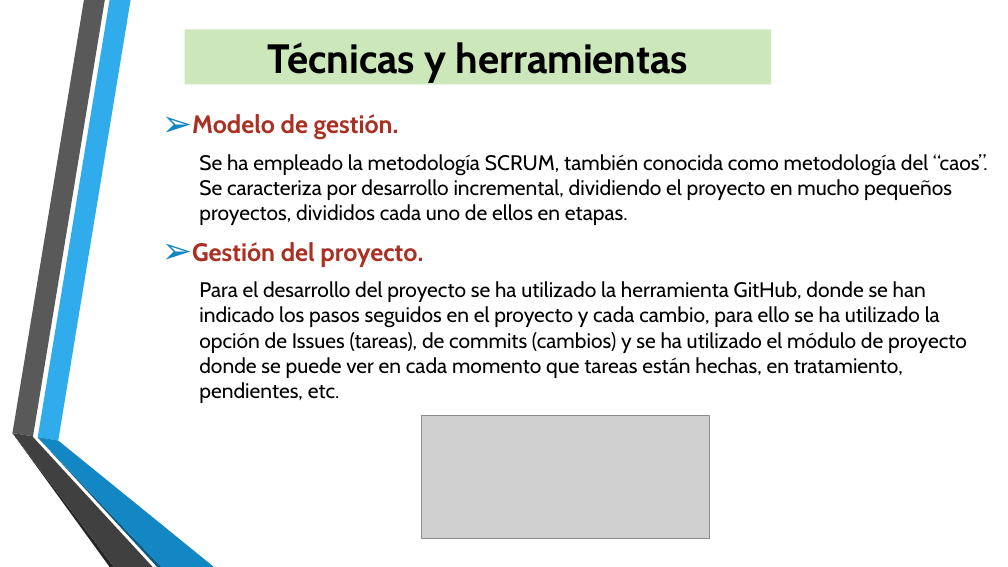
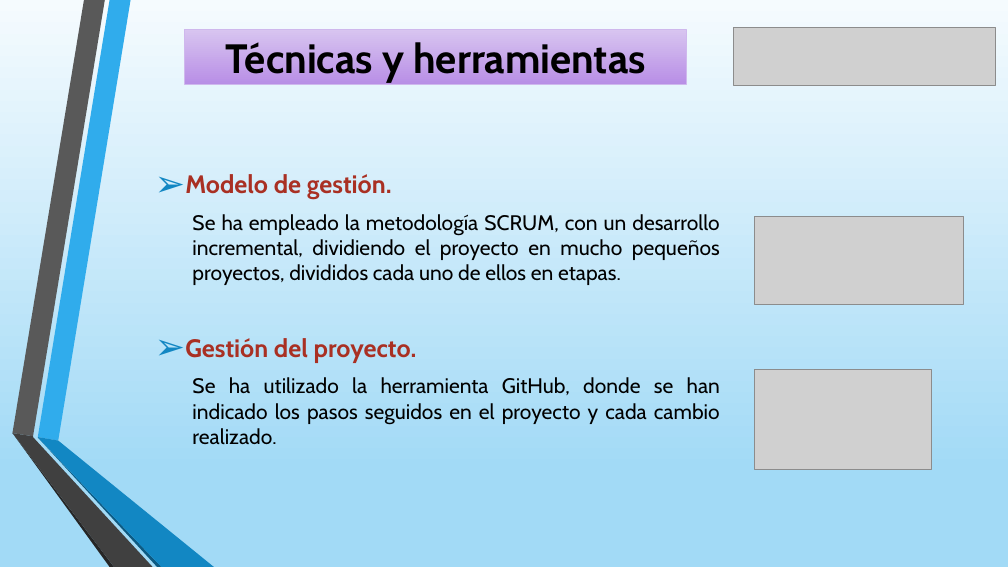
Before and after one commit to javi13gg/TFG_GII_O_MA_18.01-Simulaci-n-de-redes-con-GNS3, a slide deck: slide 8 of PRESENTACION.pptx (slide 7 before the commit). Drawn at 1008x567 pixels with LibreOffice and Linux fonts; fonts in the diff are those of the drawing; grey boxes stand for pictures; background and template pictures are left out. Boxes give left, top, right and bottom in pixels: in the first picture for what was removed or moved away, otherwise in the second. Text is boxed around its words. In the diff, an @@ line names an element or a change of style, - is before the commit and + after.

```diff
--- a/PRESENTACION.pptx
+++ b/PRESENTACION.pptx
@@ background picture (left out) to gradient #F5FBFE to #A2DAF6 to #C1E6F9 @@
@@ rectangle "Técnicas y herramientas": place and size @@
-rectangle "Técnicas y herramientas" at <box>185,29,771,85</box>
+rectangle "Técnicas y herramientas" at <box>185,29,687,85</box>
@@ rectangle "Técnicas y herramientas" at <box>185,29,687,85</box>: fill #CCE7B9 to gradient #D9C6F1 to #B88EE6; outline none to #D0B8EE 0.75 pt @@
@@ picture added at <box>734,27,996,85</box> @@
@@ text "Modelo de gestión.": place and size @@
-text "Modelo de gestión." at <box>192,154,988,403</box>
+text "Modelo de gestión." at <box>185,214,720,445</box>
@@ text at <box>192,214,720,285</box>: text changed @@
-  Se ha empleado la metodología SCRUM, también conocida como metodología del “caos”. Se caracteriza por desarrollo incremental, dividiendo el proyecto en mucho pequeños proyectos, divididos cada uno de ellos en etapas.
+  Se ha empleado la metodología SCRUM, con un desarrollo incremental, dividiendo el proyecto en mucho pequeños proyectos, divididos cada uno de ellos en etapas.
@@ picture: place and size @@
-picture at <box>422,416,710,539</box>
+picture at <box>755,216,964,305</box>
@@ text at <box>185,338,417,363</box>: alignment left to justified @@
@@ text at <box>192,377,720,445</box>: text changed @@
-  Para el desarrollo del proyecto se ha utilizado la herramienta GitHub, donde se han indicado los pasos seguidos en el proyecto y cada cambio, para ello se ha utilizado la opción de Issues (tareas), de commits (cambios) y se ha utilizado el módulo de proyecto donde se puede ver en cada momento que tareas están hechas, en tratamiento, pendientes, etc.
+  Se ha utilizado la herramienta GitHub, donde se han indicado los pasos seguidos en el proyecto y cada cambio realizado.
@@ picture added at <box>755,369,932,469</box> @@
```
Also in this commit, not shown: 12 other slides changed, 1 slide added.
